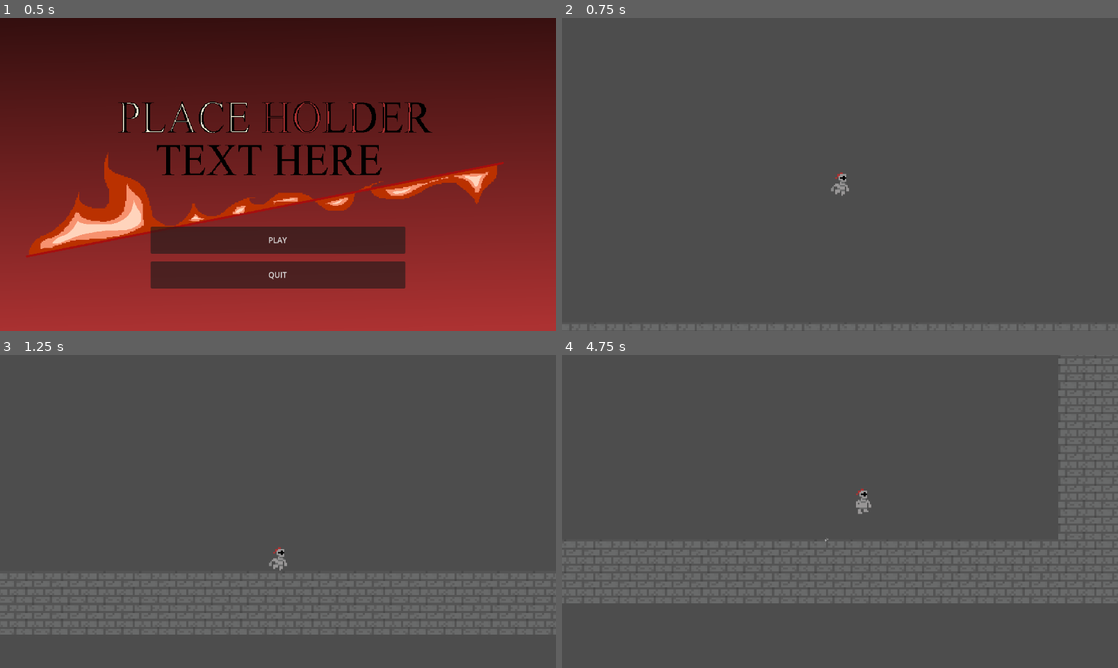
Above: before the commit, frames 1-4 (two rows, left to right).
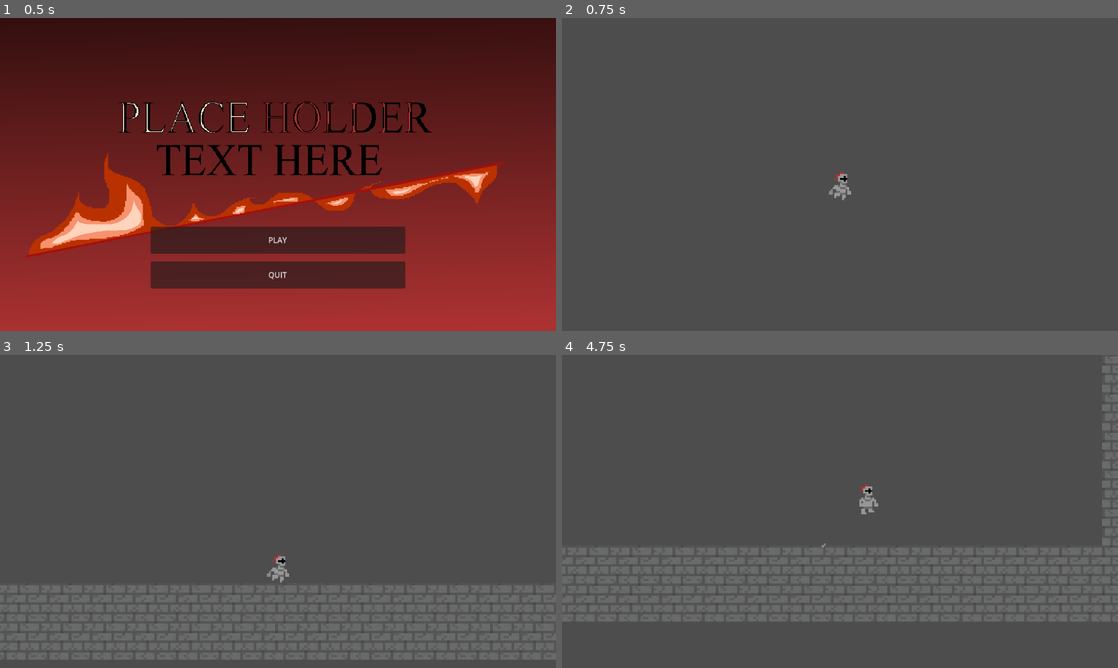
Above: after the commit, the same moments.

Repository: Owen-Harper25/Hollow-Clone
Game: Godot game, scene res://Scenes/title_screen_gui.tscn
Two runs of this game, one before a commit and one after it. Both use one fixed random seed, a clock stepped at 60 frames per second and the inputs below.
Inputs:
- Up to frame 1 (0.5 s): no input
- Up to frame 2 (0.75 s): click "PLAY" at 0.5 s
- Up to frame 3 (1.25 s): no input
- Up to frame 4 (4.75 s): hold D (right) 1.28-2.78 s; tap Shift (sprint) every 0.75 s from 1.35 to 4.35 s; tap Space (jump) at 1.52, 2.27, 3.77, 4.52 s; hold A (left) 2.78-3.53 s; hold D (right) from 3.53 s (still down)

Frame 1 is identical in both runs. In frame 2, 1.4% of the frame differs, in the area x 0-100%, y 49-100%; in frame 3, 6.4%; in frame 4, 6.6%, in the area x 0-100%, y 0-86%.

Commit message:
Adjustments to camera

Diff:
--- a/Scenes/game_manager.tscn
+++ b/Scenes/game_manager.tscn
@@ -1,10 +1,23 @@
-[gd_scene load_steps=4 format=3 uid="uid://bhpa4osybcxmh"]
+[gd_scene load_steps=5 format=3 uid="uid://bhpa4osybcxmh"]
 
 [ext_resource type="PackedScene" uid="uid://cs5nehq6fugxq" path="res://Scenes/testmap.tscn" id="1_sq00h"]
 [ext_resource type="PackedScene" uid="uid://ba6pf7ajyadmn" path="res://Scenes/player.tscn" id="2_mmt5l"]
-[ext_resource type="Script" uid="uid://bxw3oecys3lra" path="res://SmoothCamera.gd" id="3_fgdfb"]
+[ext_resource type="Script" uid="uid://bxw3oecys3lra" path="res://Scripts/SmoothCamera.gd" id="3_fgdfb"]
+[ext_resource type="Texture2D" uid="uid://k13hwk0i7umv" path="res://Assets/Sprites/Background.png" id="4_mmt5l"]
 
 [node name="Game Manager" type="Node2D"]
+
+[node name="ParallexFolder" type="Node2D" parent="."]
+position = Vector2(-1, 2)
+
+[node name="Parallax2D" type="Parallax2D" parent="ParallexFolder"]
+scroll_scale = Vector2(0.9, 0)
+scroll_offset = Vector2(638, -3)
+repeat_size = Vector2(480, 0)
+
+[node name="Sprite2D" type="Sprite2D" parent="ParallexFolder/Parallax2D"]
+z_index = -5
+texture = ExtResource("4_mmt5l")
 
 [node name="MainGround" parent="." instance=ExtResource("1_sq00h")]
 position = Vector2(-1040, -693)
@@ -15,5 +28,5 @@
 
 [node name="Camera2D" type="Camera2D" parent="."]
 scale = Vector2(3, 3)
-zoom = Vector2(2.5, 2.5)
+zoom = Vector2(3, 3)
 script = ExtResource("3_fgdfb")
--- a/Scenes/testmap.tscn
+++ b/Scenes/testmap.tscn
@@ -1,7 +1,6 @@
-[gd_scene load_steps=7 format=4 uid="uid://cs5nehq6fugxq"]
+[gd_scene load_steps=6 format=4 uid="uid://cs5nehq6fugxq"]
 
 [ext_resource type="Texture2D" uid="uid://bpkjn456r15wi" path="res://Assets/Sprites/Dungeon Set2.png" id="1_julm7"]
-[ext_resource type="Texture2D" uid="uid://k13hwk0i7umv" path="res://Assets/Sprites/Background.png" id="3_owteh"]
 
 [sub_resource type="TileSetAtlasSource" id="TileSetAtlasSource_axgwx"]
 texture = ExtResource("1_julm7")
@@ -53,20 +52,11 @@
 sources/0 = SubResource("TileSetAtlasSource_ys0t5")
 
 [node name="MainGround" type="TileMapLayer"]
+scale = Vector2(0.5, 0.5)
 tile_map_data = PackedByteArray("AAAJAB8AAAABAAMAAAAKAB8AAAABAAMAAAALAB8AAAABAAMAAAAMAB8AAAABAAMAAAANAB8AAAABAAMAAAAOAB …(2480 unchanged characters)…
 tile_set = SubResource("TileSet_ys0t5")
 
 [node name="Background" type="TileMapLayer" parent="."]
 z_index = -1
+scale = Vector2(0.5, 0.5)
 tile_set = SubResource("TileSet_8vdae")
-
-[node name="ParallexFolder" type="Node2D" parent="."]
-position = Vector2(318, 360)
-
-[node name="Parallax2D" type="Parallax2D" parent="ParallexFolder"]
-scroll_scale = Vector2(0.9, 0)
-repeat_size = Vector2(480, 0)
-
-[node name="Sprite2D" type="Sprite2D" parent="ParallexFolder/Parallax2D"]
-z_index = -5
-texture = ExtResource("3_owteh")
Renamed: SmoothCamera.gd -> Scripts/SmoothCamera.gd
Renamed: SmoothCamera.gd.uid -> Scripts/SmoothCamera.gd.uid
